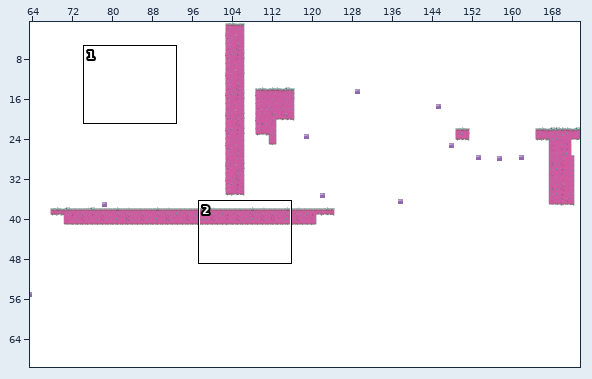
One commit to this Tiled map: res/maps/spacemap_second.tmx. The first picture is a wide view before the edit; the outline marks the close-up.
Close-up. Before:
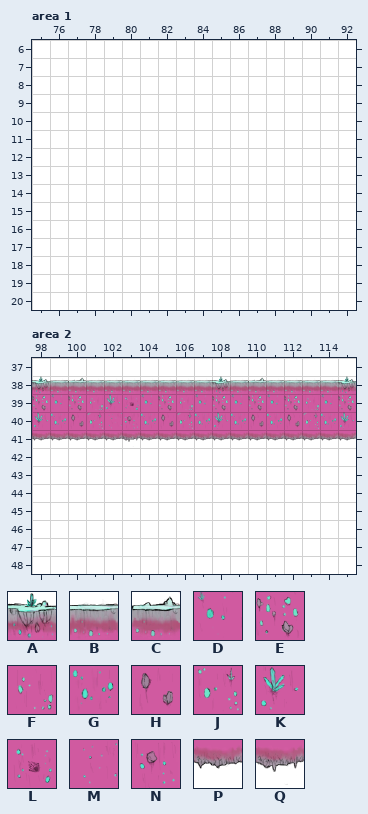
Cells are 64x64 px. Shown: area 1 x 75..92, y 6..20; area 2 x 98..115, y 37..48. The commit also changed other parts of the map, which this record leaves out.
Key: from "tiledmap_final": A 7, B 55, C 61, D 108, E 109, F 110, G 133, H 134, J 135, K 158, L 159, M 183, N 184, P 208, Q 209.
_ is an empty cell.
Objects are placed by their top-left corner, in cells (3,4 is the top-left corner of cell 3,4); size is 1x1 cell unless given.
Layer "Tiles" before, area 2, first column x 98:
37 __________________
38 ABCBBBBBBBABCBBBBA
39 EDEFKLDEFDEDEDEFDE
40 KGHJMNGHJGKGHGHJGK
41 PPPPPQPPPPPPPPPPPP
42 __________________
43 __________________
44 __________________
45 __________________
46 __________________
47 __________________
48 __________________
The result:
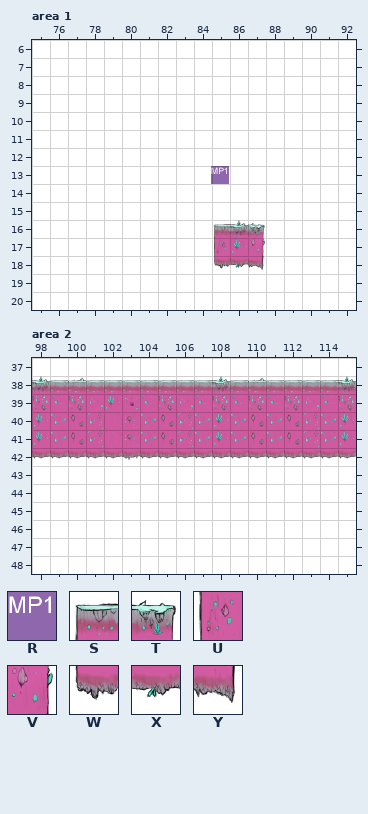
Further tiles: from "moving_platform": R 0 "bigPlatform"; from "tiledmap_final": S 6, T 10, U 31, V 35, W 154, X 161, Y 162.
Diff:
Layer "Tiles", area 1:
y 16: x 85..87 ___ -> SAT
y 17: x 85..87 ___ -> UKV
y 18: x 85..87 ___ -> WXY
Layer "Entities", area 1:
changed: outside this view -> R "bigPlatform" at 85,13
Layer "Tiles", area 2:
y 41: x 98..115 PPPPPQPPPPPPPPPPPP -> KGHJMNGHJGKGHGHJGK
y 42: x 98..115 __________________ -> PPPPPQPPPPPPPPPPPP
Changed places in both close-ups, as pixel boxes (x1, y1, x2, y2):
new place: (211, 166, 229, 184)
added: (214, 220, 265, 270)
changed: (32, 430, 356, 465)
